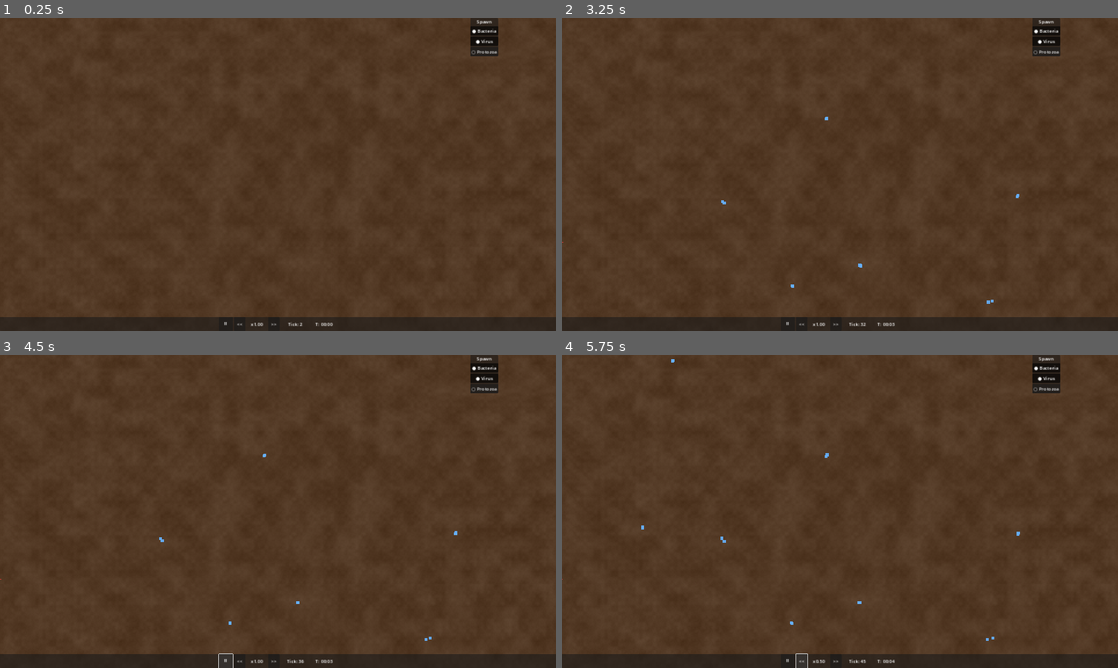
Above: before the commit, frames 1-4 (two rows, left to right).
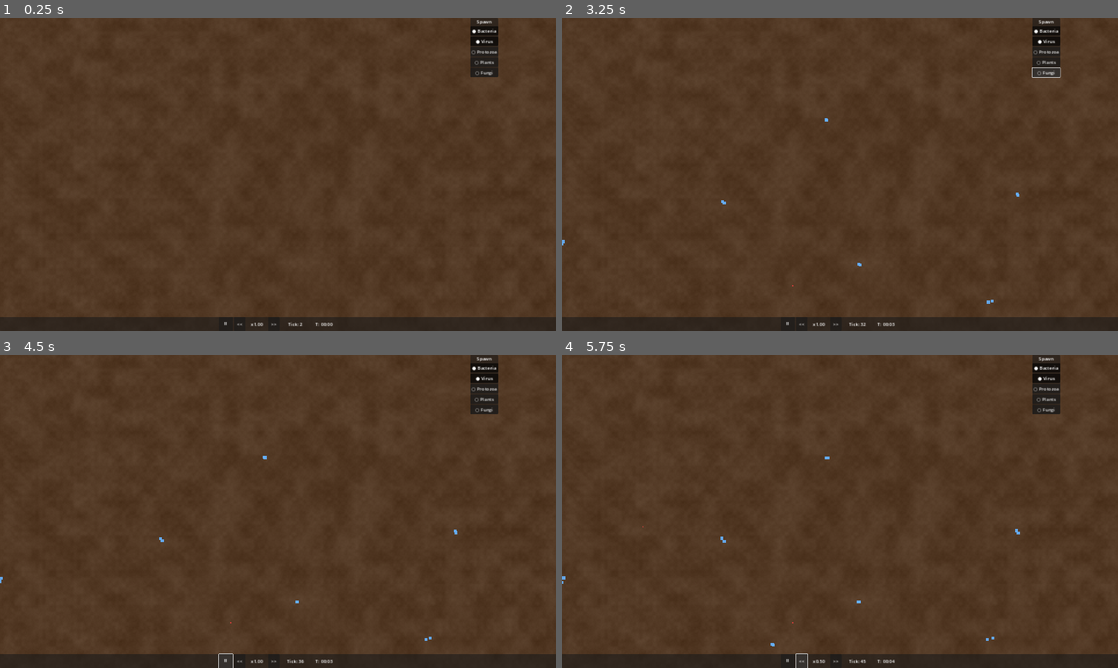
Above: after the commit, the same moments.

Repository: trinityUwU/Primordia
Game: Godot game, scene res://scenes/World.tscn
Two runs of this game, one before a commit and one after it. Both use one fixed random seed, a clock stepped at 60 frames per second and the inputs below.
Inputs (mouse positions are in pixels of both pictures, inside the frame that each line leads up to):
- Up to frame 1 (0.25 s): no input
- Up to frame 2 (3.25 s): click (1045, 61) at 0.5 s, where only the run after the commit has a clickable "○ Plants"; click (1045, 61) at 1.25 s, where only the run after the commit has a clickable "● Plants"; click (1045, 71) at 2 s, where only the run after the commit has a clickable "○ Fungi"; click (1045, 71) at 2.75 s, where only the run after the commit has a clickable "● Fungi"
- Up to frame 3 (4.5 s): click "⏸" at 3.5 s; click "▶" at 4.25 s
- Up to frame 4 (5.75 s): click "<<" at 5 s

The runs differ from the first frame. In frame 1, 0.3% of the frame differs, in the area x 84-90%, y 12-19%; in frame 2, 0.4%; in frame 3, 0.4%; in frame 4, 0.4%, in the area x 0-90%, y 1-94%.

Commit message:
feat: plants + fungi — TYPE_PLANT/FUNGI, FSM ticks, conditional spawn
Plants (vert clair): photosynthèse — consomme light+water, produit
nutrients+oxygen, se propage lentement. Spawn sur grass/earth avec
light>0.5 et water>0.2.
Fungi (ocre): décomposeur — absorbe nutrients, décompose cadavres
proches, accélère decay. Spawn sur wood/earth avec water>0.3.
Shader: plant=vert, fungi=ocre. Panel: boutons Plants+Fungi (OFF par défaut).

Co-Authored-By: Claude Sonnet 4.6 <noreply@anthropic.com>

Diff:
--- a/scenes/ui/SpawnControlPanel.tscn
+++ b/scenes/ui/SpawnControlPanel.tscn
@@ -42,3 +42,15 @@
 text = "○ Protozoa"
 toggle_mode = true
 button_pressed = false
+
+[node name="BtnPlant" type="Button" parent="Panel/VBox"]
+layout_mode = 2
+text = "○ Plants"
+toggle_mode = true
+button_pressed = false
+
+[node name="BtnFungi" type="Button" parent="Panel/VBox"]
+layout_mode = 2
+text = "○ Fungi"
+toggle_mode = true
+button_pressed = false
--- a/scripts/managers/AgentPool.gd
+++ b/scripts/managers/AgentPool.gd
@@ -4,6 +4,8 @@
 const TYPE_BACTERIUM: int = 0
 const TYPE_VIRUS: int = 1
 const TYPE_PROTOZOA: int = 2
+const TYPE_PLANT: int = 3
+const TYPE_FUNGI: int = 4
 
 # FSM states
 const STATE_IDLE: int = 0
@@ -187,6 +189,70 @@
 	return i
 
 
+func spawn_plant(px: float, py: float) -> int:
+	var i: int = _find_free_slot()
+	if i < 0:
+		return -1
+	pos_x[i]             = px
+	pos_y[i]             = py
+	dir_x[i]             = 0.0
+	dir_y[i]             = 0.0
+	energy[i]            = 1.0
+	speed[i]             = 0.0
+	size_arr[i]          = 3.0
+	metabolism[i]        = 0.005
+	division_threshold[i]= 2.0
+	mutation_rate[i]     = 0.005
+	resistance[i]        = 0.3
+	virulence[i]         = 0.0
+	age[i]               = 0
+	max_age[i]           = 8000
+	agent_type[i]        = TYPE_PLANT
+	flags[i]             = FLAG_ALIVE
+	dead_timer[i]        = 0
+	run_timer[i]         = randi_range(50, 150)
+	spore_timer[i]       = 0
+	brain_state[i]       = STATE_IDLE
+	target_i[i]          = -1
+	sense_radius[i]      = 0.0
+	if i == count:
+		count += 1
+	_alive_count += 1
+	return i
+
+
+func spawn_fungi(px: float, py: float) -> int:
+	var i: int = _find_free_slot()
+	if i < 0:
+		return -1
+	pos_x[i]             = px
+	pos_y[i]             = py
+	dir_x[i]             = 0.0
+	dir_y[i]             = 0.0
+	energy[i]            = 0.8
+	speed[i]             = 0.0
+	size_arr[i]          = 2.0
+	metabolism[i]        = 0.003
+	division_threshold[i]= 1.8
+	mutation_rate[i]     = 0.008
+	resistance[i]        = 0.5
+	virulence[i]         = 0.2
+	age[i]               = 0
+	max_age[i]           = 6000
+	agent_type[i]        = TYPE_FUNGI
+	flags[i]             = FLAG_ALIVE
+	dead_timer[i]        = 0
+	run_timer[i]         = randi_range(80, 200)
+	spore_timer[i]       = 0
+	brain_state[i]       = STATE_IDLE
+	target_i[i]          = -1
+	sense_radius[i]      = 80.0
+	if i == count:
+		count += 1
+	_alive_count += 1
+	return i
+
+
 func kill(i: int) -> void:
 	if flags[i] & FLAG_ALIVE == 0:
 		return
@@ -263,6 +329,10 @@
 				_tick_bacterium(i)
 			elif agent_type[i] == TYPE_PROTOZOA:
 				_tick_protozoa(i)
+			elif agent_type[i] == TYPE_PLANT:
+				_tick_plant(i)
+			elif agent_type[i] == TYPE_FUNGI:
+				_tick_fungi(i)
 			else:
 				_tick_virus(i)
 		i += TICK_STRIDE
@@ -522,6 +592,102 @@
 		energy[ci] = division_threshold[i] * 0.4
 		energy[i] -= division_threshold[i] * 0.5
 	brain_state[i] = STATE_IDLE
+
+
+func _tick_plant(i: int) -> void:
+	age[i] += 1
+	if age[i] > max_age[i]:
+		kill(i)
+		return
+	var gx: int = int(pos_x[i] / WorldGrid.CELL_SIZE)
+	var gy: int = int(pos_y[i] / WorldGrid.CELL_SIZE)
+	# Photosynthesis: consume light + water, produce nutrients + oxygen
+	var light: float = WorldGrid.get_cell_value(gx, gy, "light")
+	var water: float = WorldGrid.get_cell_value(gx, gy, "water")
+	if light > 0.3 and water > 0.2:
+		var produced: float = light * 0.04
+		energy[i] = minf(energy[i] + produced * 0.5, division_threshold[i] * 1.5)
+		WorldGrid.set_cell_value(gx, gy, "nutrients",
+			minf(WorldGrid.get_cell_value(gx, gy, "nutrients") + produced * 0.3, 1.0))
+		WorldGrid.set_cell_value(gx, gy, "oxygen",
+			minf(WorldGrid.get_cell_value(gx, gy, "oxygen") + produced * 0.2, 0.4))
+		WorldGrid.set_cell_value(gx, gy, "water",
+			maxf(water - produced * 0.1, 0.0))
+	else:
+		energy[i] -= metabolism[i]
+		if energy[i] <= 0.0:
+			kill(i)
+			return
+	# Spread: create a new plant nearby every run_timer ticks
+	run_timer[i] -= 1
+	if run_timer[i] <= 0:
+		run_timer[i] = randi_range(100, 300)
+		if energy[i] >= division_threshold[i] and _alive_count < MAX_AGENTS:
+			var angle: float = randf() * TAU
+			var dist: float = randf_range(16.0, 48.0)
+			var ci: int = spawn_plant(
+				pos_x[i] + cos(angle) * dist,
+				pos_y[i] + sin(angle) * dist
+			)
+			if ci >= 0:
+				energy[i] -= division_threshold[i] * 0.4
+				energy[ci] = 0.5
+
+
+func _tick_fungi(i: int) -> void:
+	age[i] += 1
+	if age[i] > max_age[i]:
+		kill(i)
+		return
+	energy[i] -= metabolism[i]
+	if energy[i] <= 0.0:
+		kill(i)
+		return
+	var gx: int = int(pos_x[i] / WorldGrid.CELL_SIZE)
+	var gy: int = int(pos_y[i] / WorldGrid.CELL_SIZE)
+	# Decompose: consume dead organic matter (low nutrients = already consumed area,
+	# fungi work on cadavers nearby)
+	var local_nutrients: float = WorldGrid.get_cell_value(gx, gy, "nutrients")
+	# Absorb nutrients from soil
+	var uptake: float = minf(0.02, local_nutrients * 0.3)
+	WorldGrid.set_cell_value(gx, gy, "nutrients", local_nutrients - uptake)
+	energy[i] = minf(energy[i] + uptake * 1.5, division_threshold[i] * 1.5)
+	# Decompose nearby dead agents — recycle their energy back to soil
+	run_timer[i] -= 1
+	if run_timer[i] <= 0:
+		run_timer[i] = randi_range(40, 100)
+		_fungi_decompose(i)
+	# Spread
+	if energy[i] >= division_threshold[i] and _alive_count < MAX_AGENTS:
+		var angle: float = randf() * TAU
+		var dist: float = randf_range(8.0, 32.0)
+		var ci: int = spawn_fungi(
+			pos_x[i] + cos(angle) * dist,
+			pos_y[i] + sin(angle) * dist
+		)
+		if ci >= 0:
+			energy[i] -= division_threshold[i] * 0.5
+			energy[ci] = 0.4
+
+
+func _fungi_decompose(i: int) -> void:
+	var r2: float = sense_radius[i] * sense_radius[i]
+	var px: float = pos_x[i]
+	var py: float = pos_y[i]
+	for j in count:
+		if flags[j] & FLAG_ALIVE:
+			continue
+		if dead_timer[j] <= 0:
+			continue
+		var dx: float = pos_x[j] - px
+		var dy: float = pos_y[j] - py
+		if dx * dx + dy * dy > r2:
+			continue
+		dead_timer[j] = maxi(dead_timer[j] - 10, 0)
+		var gx: int = int(pos_x[j] / WorldGrid.CELL_SIZE)
+		var gy: int = int(pos_y[j] / WorldGrid.CELL_SIZE)
+		var cur: float = WorldGrid.get_cell_value(gx, gy, "nutrients")
+		WorldGrid.set_cell_value(gx, gy, "nutrients", minf(cur + 0.05, 1.0))
 
 
 func _find_prey(i: int) -> int:
--- a/scripts/managers/ChunkSpawner.gd
+++ b/scripts/managers/ChunkSpawner.gd
@@ -13,6 +13,8 @@
 var spawn_bacteria_enabled: bool = true
 var spawn_virus_enabled: bool = true
 var spawn_protozoa_enabled: bool = false
+var spawn_plant_enabled: bool = false
+var spawn_fungi_enabled: bool = false
 
 
 func _ready() -> void:
@@ -51,8 +53,13 @@
 			continue
 		var chunk_coord: Vector2i = WorldGrid.world_to_chunk(pos)
 		var biome: int = WorldGrid.get_chunk_biome(chunk_coord)
-		if spawn_protozoa_enabled and _can_spawn_protozoa_at(pos):
+		var roll: float = randf()
+		if spawn_protozoa_enabled and _can_spawn_protozoa_at(pos) and roll < 0.04:
 			AgentPool.spawn_protozoa(pos.x, pos.y)
+		elif spawn_plant_enabled and _can_spawn_plant_at(pos) and roll < 0.08:
+			AgentPool.spawn_plant(pos.x, pos.y)
+		elif spawn_fungi_enabled and _can_spawn_fungi_at(pos) and roll < 0.06:
+			AgentPool.spawn_fungi(pos.x, pos.y)
 		elif spawn_bacteria_enabled and (not spawn_virus_enabled or randf() < 0.85):
 			AgentPool.spawn_bacterium(pos.x, pos.y, _genome_for_biome(biome))
 		elif spawn_virus_enabled:
@@ -102,6 +109,29 @@
 	return bacteria_count >= 5
 
 
+func _can_spawn_plant_at(pos: Vector2) -> bool:
+	var chunk_coord: Vector2i = WorldGrid.world_to_chunk(pos)
+	var biome: int = WorldGrid.get_chunk_biome(chunk_coord)
+	if biome == WorldGrid.BIOME_ROCK or biome == WorldGrid.BIOME_WATER:
+		return false
+	var gx: int = int(pos.x / WorldGrid.CELL_SIZE)
+	var gy: int = int(pos.y / WorldGrid.CELL_SIZE)
+	return WorldGrid.get_cell_value(gx, gy, "light") > 0.5 and \
+		   WorldGrid.get_cell_value(gx, gy, "water") > 0.2
+
+
+func _can_spawn_fungi_at(pos: Vector2) -> bool:
+	var chunk_coord: Vector2i = WorldGrid.world_to_chunk(pos)
+	var biome: int = WorldGrid.get_chunk_biome(chunk_coord)
+	# Fungi thrive in wood/earth, need moisture and organic matter
+	if biome != WorldGrid.BIOME_WOOD and biome != WorldGrid.BIOME_EARTH:
+		return false
+	var gx: int = int(pos.x / WorldGrid.CELL_SIZE)
+	var gy: int = int(pos.y / WorldGrid.CELL_SIZE)
+	return WorldGrid.get_cell_value(gx, gy, "water") > 0.3 and \
+		   WorldGrid.get_cell_value(gx, gy, "nutrients") > 0.2
+
+
 func _genome_for_biome(biome: int) -> Dictionary:
 	match biome:
 		WorldGrid.BIOME_WATER:
--- a/scripts/rendering/SimRenderer.gd
+++ b/scripts/rendering/SimRenderer.gd
@@ -6,6 +6,8 @@
 const CUSTOM_VIRUS: float = 3.0
 const CUSTOM_DEAD: float = 4.0
 const CUSTOM_PROTOZOA: float = 5.0
+const CUSTOM_PLANT: float = 6.0
+const CUSTOM_FUNGI: float = 7.0
 const CLUSTER_CELL_PX: float = 24.0
 const CLUSTER_THRESHOLD: int = 3
 
@@ -182,8 +184,14 @@
 			name_str = "Bacterium"
 		elif t == AgentPool.TYPE_VIRUS:
 			name_str = "Virus"
+		elif t == AgentPool.TYPE_PROTOZOA:
+			name_str = "Protozoa"
+		elif t == AgentPool.TYPE_PLANT:
+			name_str = "Plant"
+		elif t == AgentPool.TYPE_FUNGI:
+			name_str = "Fungi"
 		else:
-			name_str = "Protozoa"
+			name_str = "Unknown"
 		parts.append("%s x%d" % [name_str, type_counts[t]])
 	_tooltip.text = " | ".join(parts)
 	_tooltip.position = mouse_pos + Vector2(10.0, -20.0)
@@ -205,6 +213,10 @@
 		return Color(CUSTOM_VIRUS, 0.0, 0.0, 0.0)
 	if AgentPool.agent_type[i] == AgentPool.TYPE_PROTOZOA:
 		return Color(CUSTOM_PROTOZOA, 0.0, 0.0, 0.0)
+	if AgentPool.agent_type[i] == AgentPool.TYPE_PLANT:
+		return Color(CUSTOM_PLANT, 0.0, 0.0, 0.0)
+	if AgentPool.agent_type[i] == AgentPool.TYPE_FUNGI:
+		return Color(CUSTOM_FUNGI, 0.0, 0.0, 0.0)
 	if f & AgentPool.FLAG_SPORE:
 		return Color(CUSTOM_SPORE, 0.0, 0.0, 0.0)
 	if f & AgentPool.FLAG_GRAM_POS:
--- a/scripts/ui/DebugOverlay.gd
+++ b/scripts/ui/DebugOverlay.gd
@@ -36,12 +36,14 @@
 		if m != 0:
 			heatmap_str = "\nHeatmap: " + lbl[m]
 	_label.text = (
-		"FPS: %d\nTick rate: %.1f/s\nBacteria: %d\nVirus: %d\nProtozoa: %d\nTotal: %d\nZoom: %d\nGrid: %d,%d%s" % [
+		"FPS: %d\nTick rate: %.1f/s\nBacteria: %d\nVirus: %d\nProtozoa: %d\nPlants: %d\nFungi: %d\nTotal: %d\nZoom: %d\nGrid: %d,%d%s" % [
 			int(render_fps),
 			tick_rate_real,
 			counts.get(AgentPool.TYPE_BACTERIUM, 0),
 			counts.get(AgentPool.TYPE_VIRUS, 0),
 			counts.get(AgentPool.TYPE_PROTOZOA, 0),
+			counts.get(AgentPool.TYPE_PLANT, 0),
+			counts.get(AgentPool.TYPE_FUNGI, 0),
 			AgentPool._alive_count,
 			_zoom_level,
 			mouse_grid.x,
--- a/scripts/ui/SpawnControlPanel.gd
+++ b/scripts/ui/SpawnControlPanel.gd
@@ -3,12 +3,16 @@
 @onready var _btn_bacteria: Button = $Panel/VBox/BtnBacteria
 @onready var _btn_virus: Button = $Panel/VBox/BtnVirus
 @onready var _btn_protozoa: Button = $Panel/VBox/BtnProtozoa
+@onready var _btn_plant: Button = $Panel/VBox/BtnPlant
+@onready var _btn_fungi: Button = $Panel/VBox/BtnFungi
 
 
 func _ready() -> void:
 	_btn_bacteria.toggled.connect(_on_bacteria_toggled)
 	_btn_virus.toggled.connect(_on_virus_toggled)
 	_btn_protozoa.toggled.connect(_on_protozoa_toggled)
+	_btn_plant.toggled.connect(_on_plant_toggled)
+	_btn_fungi.toggled.connect(_on_fungi_toggled)
 
 
 func _on_bacteria_toggled(pressed: bool) -> void:
@@ -24,3 +28,13 @@
 func _on_protozoa_toggled(pressed: bool) -> void:
 	ChunkSpawner.spawn_protozoa_enabled = pressed
 	_btn_protozoa.text = ("● " if pressed else "○ ") + "Protozoa"
+
+
+func _on_plant_toggled(pressed: bool) -> void:
+	ChunkSpawner.spawn_plant_enabled = pressed
+	_btn_plant.text = ("● " if pressed else "○ ") + "Plants"
+
+
+func _on_fungi_toggled(pressed: bool) -> void:
+	ChunkSpawner.spawn_fungi_enabled = pressed
+	_btn_fungi.text = ("● " if pressed else "○ ") + "Fungi"
--- a/shaders/agent.gdshader
+++ b/shaders/agent.gdshader
@@ -19,9 +19,13 @@
 	} else if (v_type < 3.5) {
 		color = vec4(1.0, 0.25, 0.25, 0.65);
 	} else if (v_type < 4.5) {
-		color = vec4(0.4, 0.35, 0.3, v_alpha * 0.7); // dead
+		color = vec4(0.4, 0.35, 0.3, v_alpha * 0.7);
+	} else if (v_type < 5.5) {
+		color = vec4(0.75, 0.2, 0.9, 0.95);
+	} else if (v_type < 6.5) {
+		color = vec4(0.3, 0.9, 0.3, 1.0);
 	} else {
-		color = vec4(0.75, 0.2, 0.9, 0.95);    // protozoa — violet
+		color = vec4(0.8, 0.6, 0.1, 0.9);
 	}
 	COLOR = color;
 }
